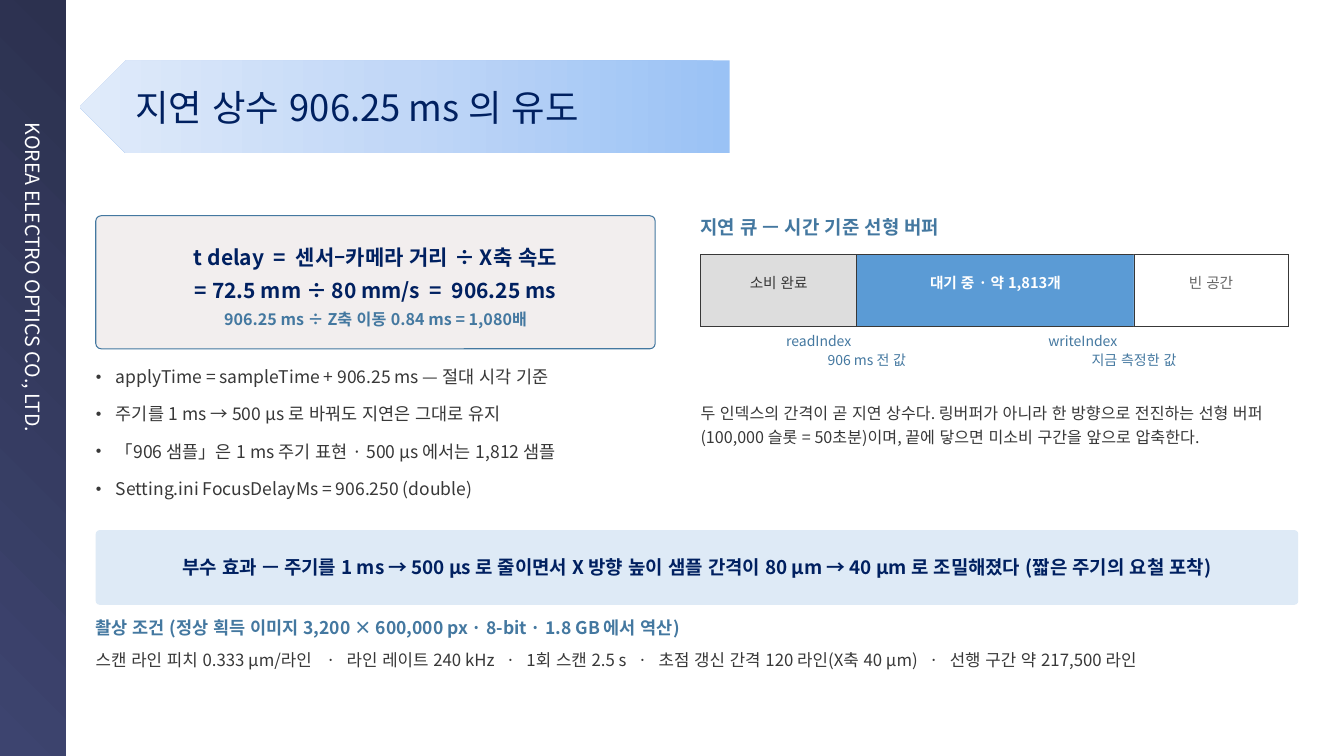
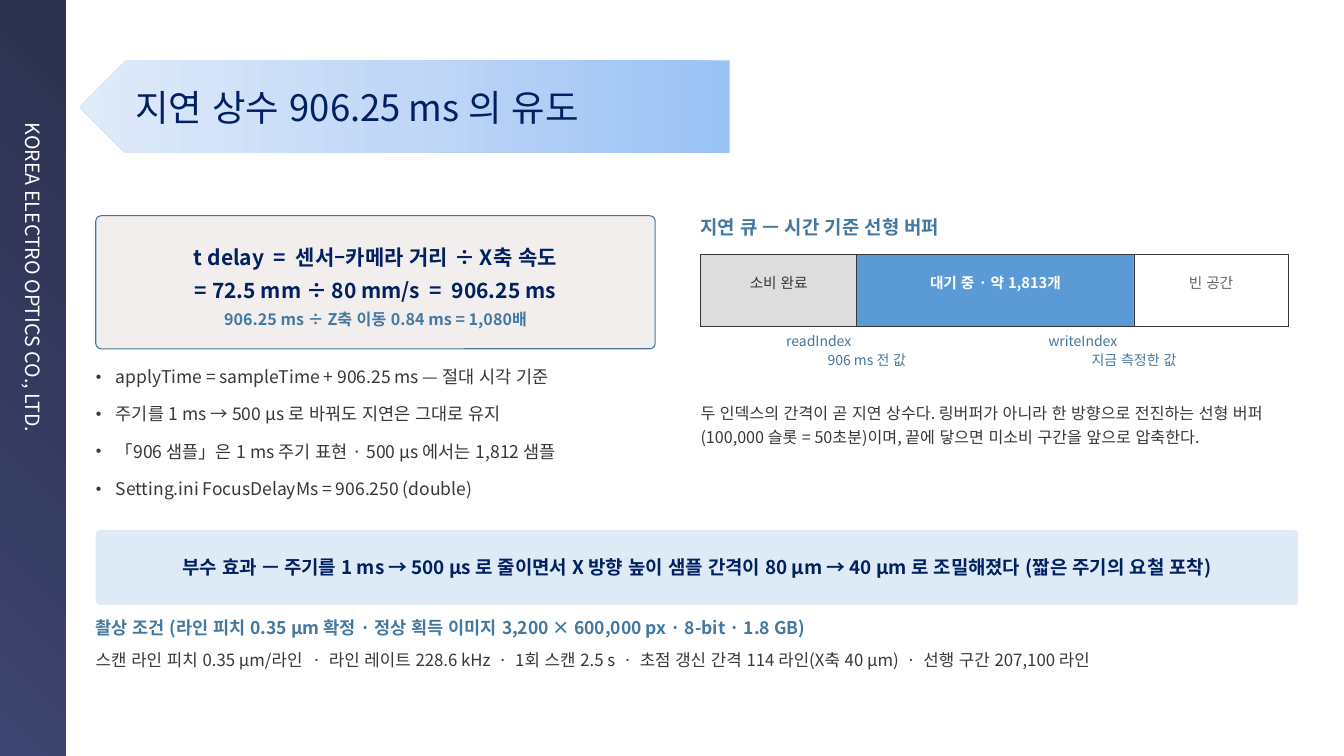
Before and after one commit to kyeongsunyu/SEQApp, a slide deck: slide 8 of Documents/기술경진대회/연구소기술경진대회_민수개발팀 윤경현_피드포워드 오토포커스_260901.pptx. Drawn at 1344x756 pixels with LibreOffice and Linux fonts; fonts in the diff are those of the drawing; background and template pictures are left out. Boxes give left, top, right and bottom in pixels: in the first picture for what was removed or moved away, otherwise in the second. Text is boxed around its words. In the diff, an @@ line names an element or a change of style, - is before the commit and + after.

```diff
--- a/Documents/기술경진대회/연구소기술경진대회_민수개발팀 윤경현_피드포워드 오토포커스_260901.pptx
+++ b/Documents/기술경진대회/연구소기술경진대회_민수개발팀 윤경현_피드포워드 오토포커스_260901.pptx
@@ text at (x1=96, y1=619, x2=1090, y2=670): text changed @@
-촬상 조건 (정상 획득 이미지 3,200 × 600,000 px · 8-bit · 1.8 GB 에서 역산)
-스캔 라인 피치 0.333 µm/라인 · 라인 레이트 240 kHz · 1회 스캔 2.5 s · 초점 갱신 간격 120 라인(X축 40 µm) · 선행 구간 약 217,500 라인
+촬상 조건 (라인 피치 0.35 µm 확정 · 정상 획득 이미지 3,200 × 600,000 px · 8-bit · 1.8 GB)
+스캔 라인 피치 0.35 µm/라인 · 라인 레이트 228.6 kHz · 1회 스캔 2.5 s · 초점 갱신 간격 114 라인(X축 40 µm) · 선행 구간 207,100 라인
```
Also in this commit, not shown: 3 other slides changed, 1 other file.
